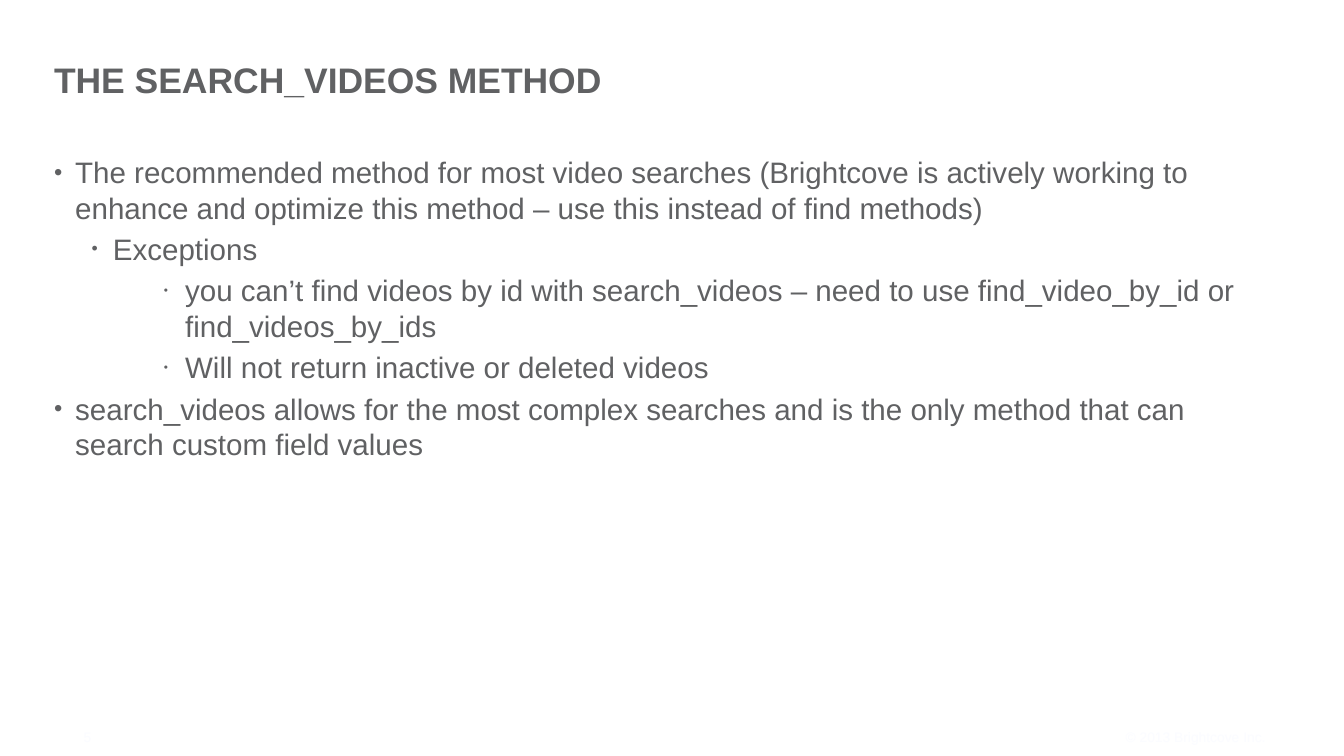
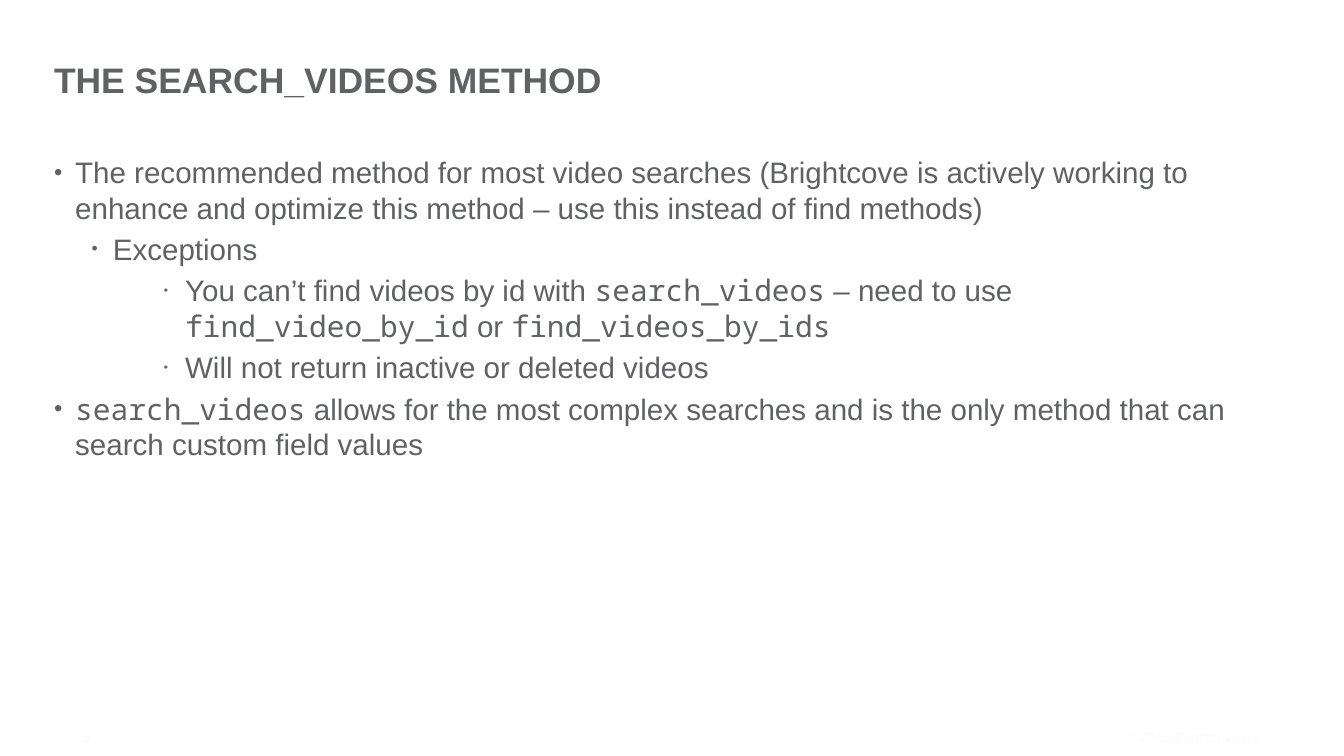
Before and after one commit to BrightcoveLearning/VideoCloudMediaAPI, a slide deck: slide 5 of VideoSessionsMaterials/understanding-read-methods.pptx. Drawn at 1344x756 pixels with LibreOffice and Linux fonts; fonts in the diff are those of the drawing; background and template pictures are left out. Boxes give left, top, right and bottom in pixels: in the first picture for what was removed or moved away, otherwise in the second. Text is boxed around its words. In the diff, an @@ line names an element or a change of style, - is before the commit and + after.

Commit message:
updated formatting

```diff
--- a/VideoSessionsMaterials/understanding-read-methods.pptx
+++ b/VideoSessionsMaterials/understanding-read-methods.pptx
@@ text at (185, 278, 1013, 344): text changed; font Arial to Noto Sans Mono @@
-    • you can’t find videos by id with search_videos – need to use find_video_by_id or find_videos_by_ids
+    • You can’t find videos by id with search_videos – need to use find_video_by_id or find_videos_by_ids
@@ text at (75, 397, 1225, 456): font Arial to Noto Sans Mono in "search_videos" @@
```
